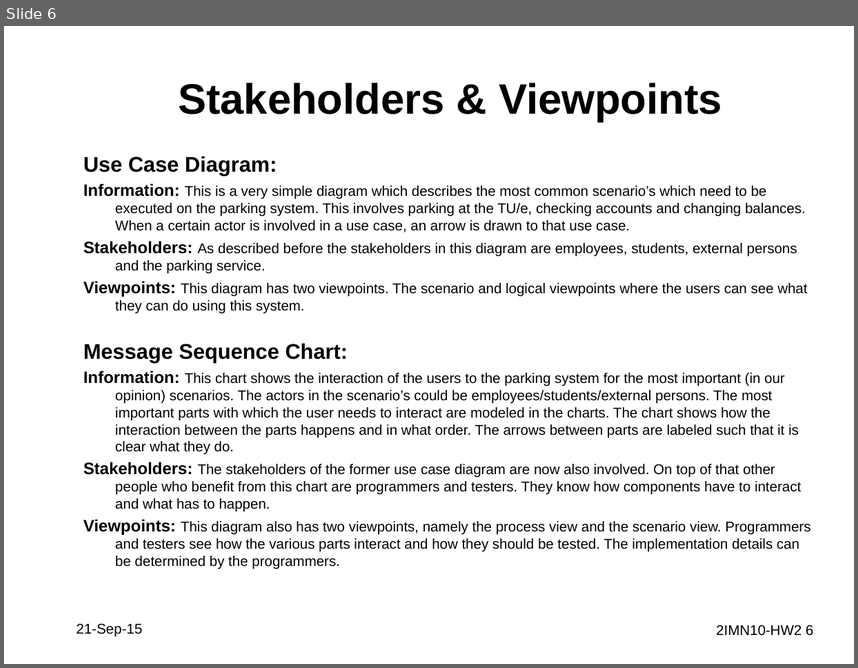
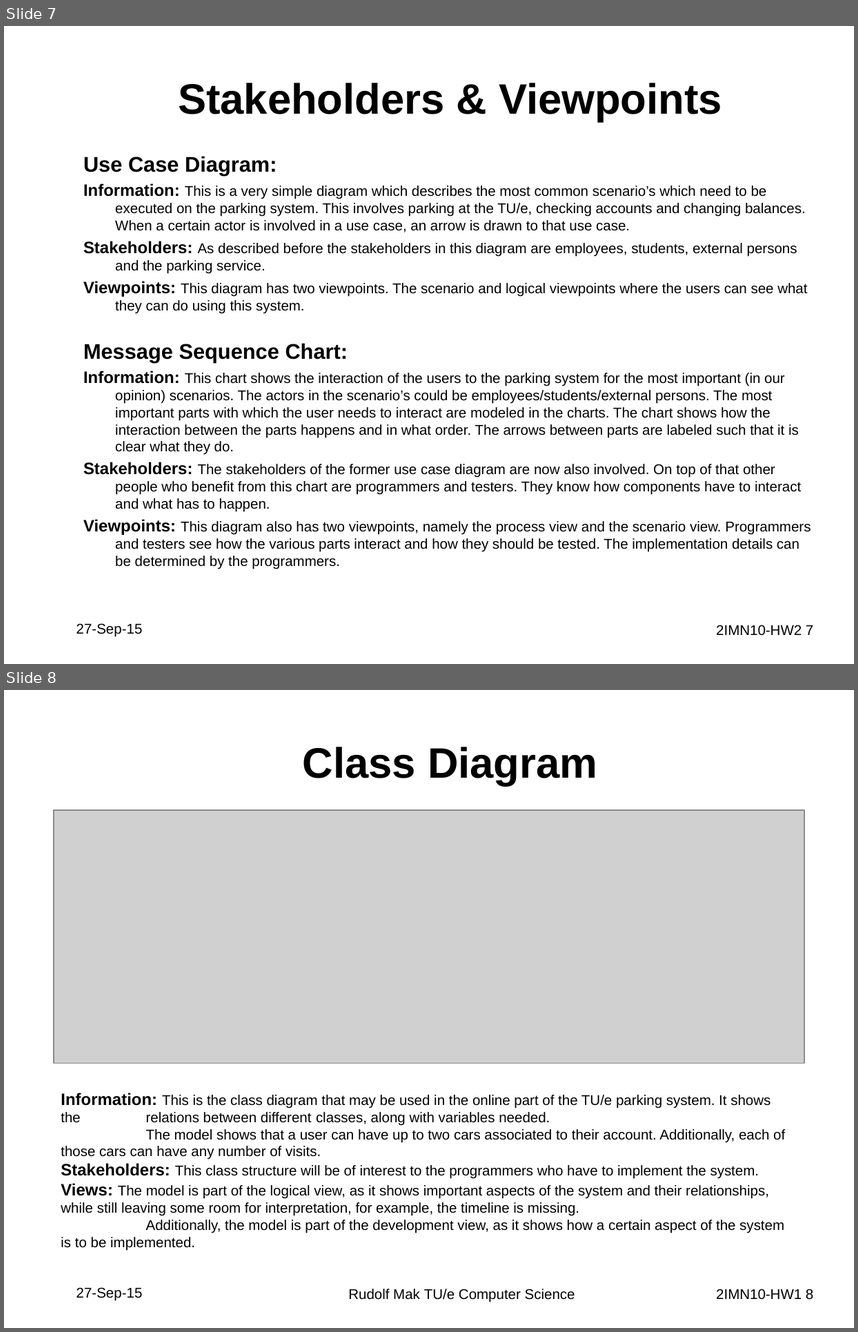
Before and after one commit to JasperSelman/2IMN10-Arhictecture, a slide deck: Assignment2/HomeworkAssignment2_JasperSelman_RamonDeVaan.pptx. Shown one above the other, each under a label of ours: slide 6 before the commit, slides 7 and 8 after it. The pictures are 858x668 and 858x1332 pixels, drawn with LibreOffice and Linux fonts; fonts in the diff are those of the drawing; grey boxes stand for pictures. Boxes give left, top, right and bottom in pixels: in the first picture for what was removed or moved away, otherwise in the second. Text is boxed around its words. In the diff, an @@ line names an element or a change of style, - is before the commit and + after.

```diff
--- a/Assignment2/HomeworkAssignment2_JasperSelman_RamonDeVaan.pptx
+++ b/Assignment2/HomeworkAssignment2_JasperSelman_RamonDeVaan.pptx
@@ slide 8 added at <box>4,690,854,1328</box>, background #FFFFFF @@
@@ title added at <box>303,747,597,786</box>, 36 pt, text #000000, bold @@
+Class Diagram
@@ picture added at <box>53,810,804,1063</box> @@
@@ text added at <box>61,1092,785,1250</box>, 12 pt, text #000000 @@
+Information: This is the class diagram that may be used in the online part of the TU/e parking system. It shows the relations between different classes, along with variables needed.
+The model shows that a user can have up to two cars associated to their account. Additionally, each of those cars can have any number of visits.
+Stakeholders: This class structure will be of interest to the programmers who have to implement the system.
+Views: The model is part of the logical view, as it shows important aspects of the system and their relationships, while still leaving some room for interpretation, for example, the timeline is missing.
+Additionally, the model is part of the development view, as it shows how a certain aspect of the system is to be implemented.
@@ text added at <box>76,1287,143,1301</box>, 12 pt, text #000000 @@
+27-Sep-15
@@ text added at <box>348,1288,575,1302</box>, 12 pt, text #000000 @@
+Rudolf Mak TU/e Computer Science
@@ page number added at <box>716,1288,813,1299</box>, 12 pt, text #000000 @@
+2IMN10-HW1 8
@@ what was slide 6 is now slide 7 @@
@@ slide 7 changed as well @@
@@ text at <box>76,623,143,637</box>: text changed @@
-21-Sep-15
+27-Sep-15
@@ page number at <box>716,624,813,635</box>: text changed @@
-2IMN10-HW2 6
+2IMN10-HW2 7
```
Also in this commit, not shown: 7 other slides changed, 3 other slides added.
